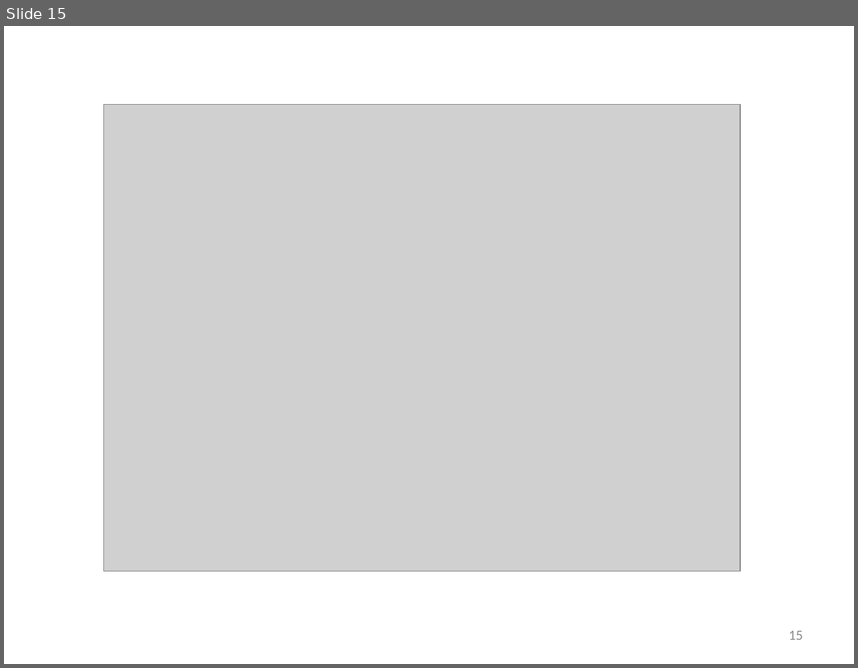
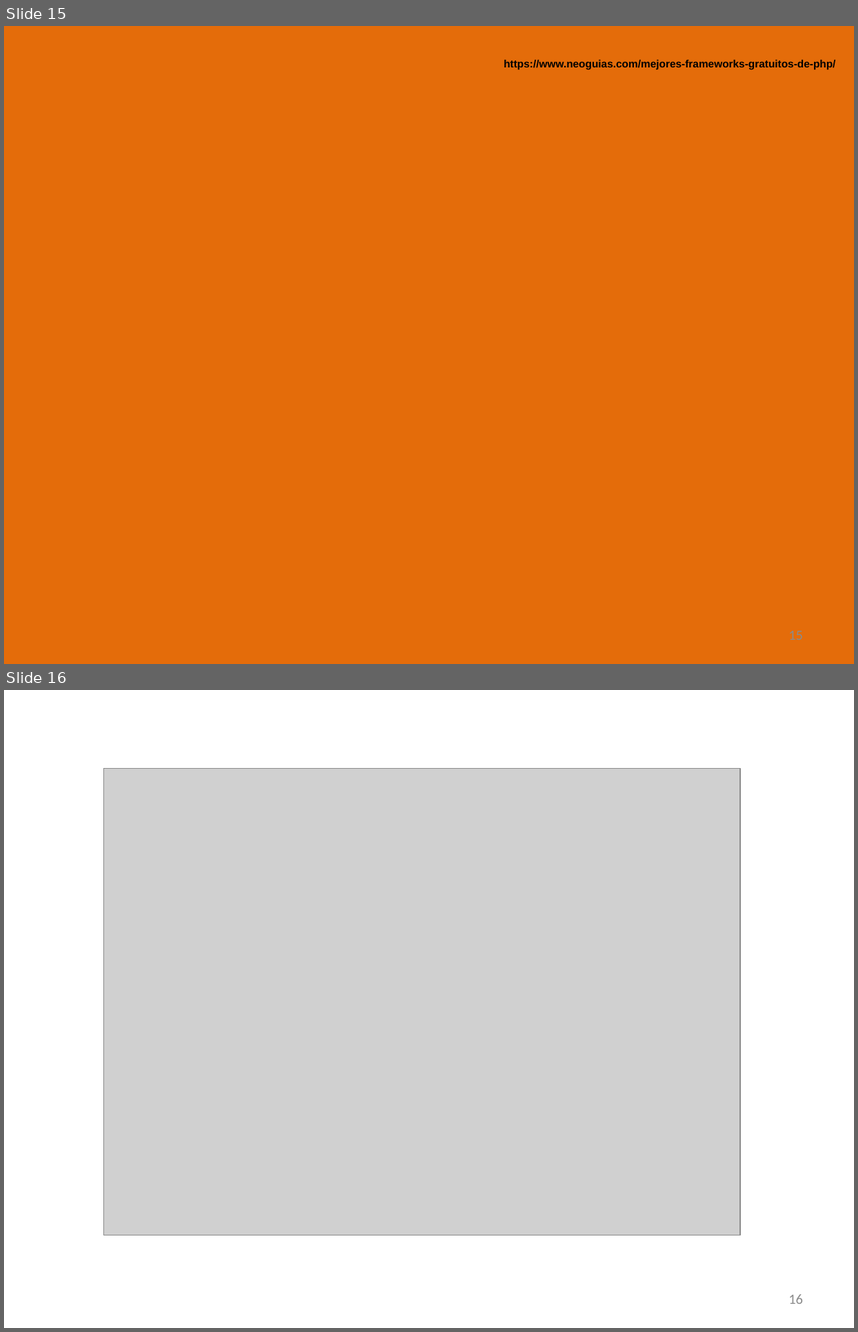
Before and after one commit to EltonGouvea/facul_web, a slide deck: Programacao Web - CodeIgniter.pptx. Shown one above the other, each under a label of ours: slide 15 before the commit, slides 15 and 16 after it. The pictures are 858x668 and 858x1332 pixels, drawn with LibreOffice and Linux fonts; fonts in the diff are those of the drawing; grey boxes stand for pictures; background and template pictures are left out. Boxes give left, top, right and bottom in pixels: in the first picture for what was removed or moved away, otherwise in the second. Text is boxed around its words. In the diff, an @@ line names an element or a change of style, - is before the commit and + after.

```diff
--- a/Programacao Web - CodeIgniter.pptx
+++ b/Programacao Web - CodeIgniter.pptx
@@ slide 15 added at (4,26,854,664), background picture (left out) @@
@@ text added at (504,59,835,69), 9 pt, text #000000, bold @@
+https://www.neoguias.com/mejores-frameworks-gratuitos-de-php/
@@ page number added at (789,630,803,639), 12 pt, text #8C8C8C @@
+15
@@ what was slide 15 is now slide 16 @@
@@ page number at (789,1294,803,1303): text changed @@
-15
+16
```
Also in this commit, not shown: 1 other slide added, 1 slide removed.
